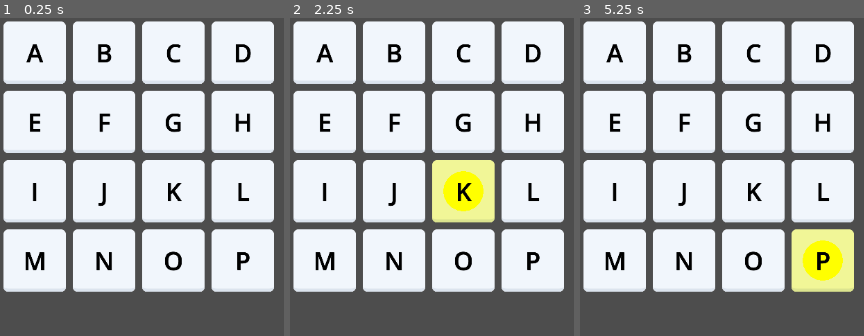
Above: before the commit, frames 1-3 (left to right).
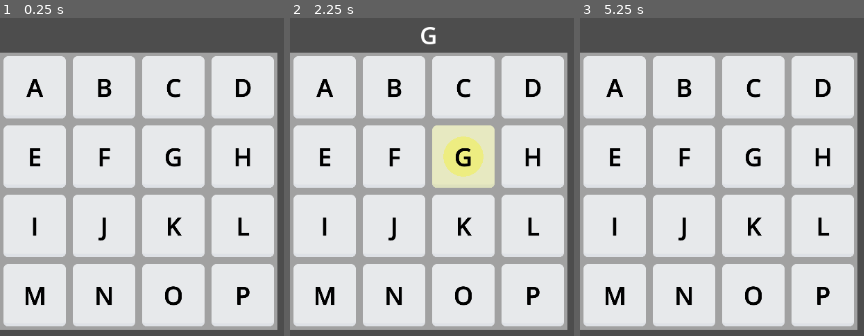
Above: after the commit, the same moments.

Repository: MarcoRizz/quadrati
Game: Godot game, scene res://scenes/main.tscn
Same seed, same stepped clock (60 frames per second), same inputs: the game is played once before the commit and once after it.
Inputs (mouse positions are in pixels of both pictures, inside the frame that each line leads up to):
- Up to frame 1 (0.25 s): no input
- Up to frame 2 (2.25 s): tap Enter at 0.5, 2 s; move the mouse to (outside the picture) at 0.52 s; press the mouse at (outside the picture) at 0.53 s; tap Space at 1.25 s; move the mouse to (outside the picture) at 1.27 s; release the mouse at (outside the picture) at 1.28 s; click (outside the picture) at 1.35 s; move the mouse to (449, 173) at 2.02 s; press the mouse at (449, 173) at 2.03 s
- Up to frame 3 (5.25 s): tap Space at 2.75, 4.25 s; move the mouse to (outside the picture) at 2.77 s; release the mouse at (outside the picture) at 2.78 s; click (outside the picture) at 2.85 s; tap Enter at 3.5 s; move the mouse to (858, 129) at 3.52 s; press the mouse at (858, 129) at 3.53 s; move the mouse to (outside the picture) at 4.27 s; release the mouse at (outside the picture) at 4.28 s; click (outside the picture) at 4.35 s; move the mouse to (818, 266) at 5.02 s; press the mouse at (818, 266) at 5.03 s

The runs differ from the first frame. In frame 1, 45% of the frame differs, in the area x 0-98%, y 0-99%; in frame 2, 50%; in frame 3, 48%.

Commit message:
riscritto tutto

Diff:
--- a/scenes/grid.tscn
+++ b/scenes/grid.tscn
@@ -1,11 +1,123 @@
-[gd_scene load_steps=2 format=3 uid="uid://knuk1qdilmis"]
+[gd_scene load_steps=3 format=3 uid="uid://knuk1qdilmis"]
 
 [ext_resource type="Script" path="res://scripts/grid.gd" id="1_bmk3s"]
+[ext_resource type="PackedScene" uid="uid://c7ftdk55r810x" path="res://scenes/tile.tscn" id="2_ayh7i"]
 
 [node name="Grid" type="Node2D"]
 script = ExtResource("1_bmk3s")
+
+[node name="Node2D" type="Node2D" parent="."]
+
+[node name="tile00" parent="Node2D" instance=ExtResource("2_ayh7i")]
+position = Vector2(50, 50)
+
+[node name="tile10" parent="Node2D" instance=ExtResource("2_ayh7i")]
+position = Vector2(150, 50)
+grid_x = 1
+
+[node name="tile20" parent="Node2D" instance=ExtResource("2_ayh7i")]
+position = Vector2(250, 50)
+grid_x = 2
+
+[node name="tile30" parent="Node2D" instance=ExtResource("2_ayh7i")]
+position = Vector2(350, 50)
+grid_x = 3
+
+[node name="tile01" parent="Node2D" instance=ExtResource("2_ayh7i")]
+position = Vector2(50, 150)
+grid_y = 1
+
+[node name="tile11" parent="Node2D" instance=ExtResource("2_ayh7i")]
+position = Vector2(150, 150)
+grid_x = 1
+grid_y = 1
+
+[node name="tile21" parent="Node2D" instance=ExtResource("2_ayh7i")]
+position = Vector2(250, 150)
+grid_x = 2
+grid_y = 1
+
+[node name="tile31" parent="Node2D" instance=ExtResource("2_ayh7i")]
+position = Vector2(350, 150)
+grid_x = 3
+grid_y = 1
+
+[node name="tile02" parent="Node2D" instance=ExtResource("2_ayh7i")]
+position = Vector2(50, 250)
+grid_y = 2
+
+[node name="tile12" parent="Node2D" instance=ExtResource("2_ayh7i")]
+position = Vector2(150, 250)
+grid_x = 1
+grid_y = 2
+
+[node name="tile22" parent="Node2D" instance=ExtResource("2_ayh7i")]
+position = Vector2(250, 250)
+grid_x = 2
+grid_y = 2
+
+[node name="tile32" parent="Node2D" instance=ExtResource("2_ayh7i")]
+position = Vector2(350, 250)
+grid_x = 3
+grid_y = 2
+
+[node name="tile03" parent="Node2D" instance=ExtResource("2_ayh7i")]
+position = Vector2(50, 350)
+grid_y = 3
+
+[node name="tile13" parent="Node2D" instance=ExtResource("2_ayh7i")]
+position = Vector2(150, 350)
+grid_x = 1
+grid_y = 3
+
+[node name="tile23" parent="Node2D" instance=ExtResource("2_ayh7i")]
+position = Vector2(250, 350)
+grid_x = 2
+grid_y = 3
+
+[node name="tile33" parent="Node2D" instance=ExtResource("2_ayh7i")]
+position = Vector2(350, 350)
+grid_x = 3
+grid_y = 3
 
 [node name="Path" type="Line2D" parent="."]
 z_index = 1
 width = 30.0
 default_color = Color(1, 1, 0, 1)
+
+[node name="Polygon2D" type="Polygon2D" parent="."]
+color = Color(0.87451, 0.87451, 0.87451, 0.576471)
+polygon = PackedVector2Array(0, 0, 400, 0, 400, 400, 0, 400)
+
+[connection signal="attempt_result" from="." to="Node2D/tile00" method="_on_grid_attempt_result"]
+[connection signal="attempt_result" from="." to="Node2D/tile10" method="_on_grid_attempt_result"]
+[connection signal="attempt_result" from="." to="Node2D/tile20" method="_on_grid_attempt_result"]
+[connection signal="attempt_result" from="." to="Node2D/tile30" method="_on_grid_attempt_result"]
+[connection signal="attempt_result" from="." to="Node2D/tile01" method="_on_grid_attempt_result"]
+[connection signal="attempt_result" from="." to="Node2D/tile11" method="_on_grid_attempt_result"]
+[connection signal="attempt_result" from="." to="Node2D/tile21" method="_on_grid_attempt_result"]
+[connection signal="attempt_result" from="." to="Node2D/tile31" method="_on_grid_attempt_result"]
+[connection signal="attempt_result" from="." to="Node2D/tile02" method="_on_grid_attempt_result"]
+[connection signal="attempt_result" from="." to="Node2D/tile12" method="_on_grid_attempt_result"]
+[connection signal="attempt_result" from="." to="Node2D/tile22" method="_on_grid_attempt_result"]
+[connection signal="attempt_result" from="." to="Node2D/tile32" method="_on_grid_attempt_result"]
+[connection signal="attempt_result" from="." to="Node2D/tile03" method="_on_grid_attempt_result"]
+[connection signal="attempt_result" from="." to="Node2D/tile13" method="_on_grid_attempt_result"]
+[connection signal="attempt_result" from="." to="Node2D/tile23" method="_on_grid_attempt_result"]
+[connection signal="attempt_result" from="." to="Node2D/tile33" method="_on_grid_attempt_result"]
+[connection signal="selection_attempt" from="Node2D/tile00" to="." method="_on_tile_selection"]
+[connection signal="selection_attempt" from="Node2D/tile10" to="." method="_on_tile_selection"]
+[connection signal="selection_attempt" from="Node2D/tile20" to="." method="_on_tile_selection"]
+[connection signal="selection_attempt" from="Node2D/tile30" to="." method="_on_tile_selection"]
+[connection signal="selection_attempt" from="Node2D/tile01" to="." method="_on_tile_selection"]
+[connection signal="selection_attempt" from="Node2D/tile11" to="." method="_on_tile_selection"]
+[connection signal="selection_attempt" from="Node2D/tile21" to="." method="_on_tile_selection"]
+[connection signal="selection_attempt" from="Node2D/tile31" to="." method="_on_tile_selection"]
+[connection signal="selection_attempt" from="Node2D/tile02" to="." method="_on_tile_selection"]
+[connection signal="selection_attempt" from="Node2D/tile12" to="." method="_on_tile_selection"]
+[connection signal="selection_attempt" from="Node2D/tile22" to="." method="_on_tile_selection"]
+[connection signal="selection_attempt" from="Node2D/tile32" to="." method="_on_tile_selection"]
+[connection signal="selection_attempt" from="Node2D/tile03" to="." method="_on_tile_selection"]
+[connection signal="selection_attempt" from="Node2D/tile13" to="." method="_on_tile_selection"]
+[connection signal="selection_attempt" from="Node2D/tile23" to="." method="_on_tile_selection"]
+[connection signal="selection_attempt" from="Node2D/tile33" to="." method="_on_tile_selection"]
--- a/scenes/main.tscn
+++ b/scenes/main.tscn
@@ -1,7 +1,21 @@
-[gd_scene load_steps=2 format=3 uid="uid://ca2u80vmcdd0c"]
+[gd_scene load_steps=4 format=3 uid="uid://ca2u80vmcdd0c"]
 
 [ext_resource type="PackedScene" uid="uid://knuk1qdilmis" path="res://scenes/grid.tscn" id="1_uubdm"]
+[ext_resource type="Script" path="res://scripts/main.gd" id="1_woek1"]
+[ext_resource type="Script" path="res://scripts/parola.gd" id="3_2dkqv"]
 
 [node name="Main" type="Node2D"]
+script = ExtResource("1_woek1")
 
 [node name="Grid" parent="." instance=ExtResource("1_uubdm")]
+position = Vector2(0, 50)
+
+[node name="Parola" type="Label" parent="."]
+offset_right = 400.0
+offset_bottom = 50.0
+theme_override_font_sizes/font_size = 35
+horizontal_alignment = 1
+vertical_alignment = 1
+script = ExtResource("3_2dkqv")
+
+[connection signal="attempt_changed" from="Grid" to="Parola" method="_on_grid_attempt_changed"]
--- a/scenes/tile.tscn
+++ b/scenes/tile.tscn
@@ -22,3 +22,10 @@
 text = "M"
 horizontal_alignment = 1
 vertical_alignment = 1
+
+[node name="Area2D" type="Area2D" parent="."]
+
+[node name="CollisionPolygon2D" type="CollisionPolygon2D" parent="Area2D"]
+polygon = PackedVector2Array(-95, -95, -95, 95, 95, 95, 95, -95)
+
+[connection signal="mouse_entered" from="Area2D" to="." method="_on_area_2d_mouse_entered"]
--- a/scripts/grid.gd
+++ b/scripts/grid.gd
@@ -1,18 +1,21 @@
 extends Node2D
 
-const node_tile = preload("res://scenes/tile.tscn")
+#const node_tile = preload("res://scenes/tile.tscn")
 const myenums = preload("res://scripts/enum.gd")
+const grid_size := 4
 
-const grid_size := 4
-@export var tile_size := 90.0
-@export var tile_spacing := 10.0
+signal attempt_result(result)
+signal attempt_changed(word: String)
+
+@export var tile_size := 90.0 #deprecated
+@export var tile_spacing := 10.0 #deprecated
 
 @onready var path: Line2D = $Path
 
-var tiles = [[node_tile, node_tile, node_tile, node_tile],
-			 [node_tile, node_tile, node_tile, node_tile],
-			 [node_tile, node_tile, node_tile, node_tile],
-			 [node_tile, node_tile, node_tile, node_tile]]
+@onready var tiles = [[$Node2D/tile00, $Node2D/tile01, $Node2D/tile02, $Node2D/tile03],
+			 [$Node2D/tile10, $Node2D/tile11, $Node2D/tile12, $Node2D/tile13],
+			 [$Node2D/tile20, $Node2D/tile21, $Node2D/tile22, $Node2D/tile23],
+			 [$Node2D/tile30, $Node2D/tile31, $Node2D/tile32, $Node2D/tile33]]
 
 var attempt = {"letter": [], "xy": []}
 #node_tile.scale.x = tile_size / node_tile.texture.get_width()
@@ -36,19 +39,8 @@
 	#posiziono le tile
 	for y in range(grid_size):
 		for x in range(grid_size):
-			tiles[x][y] = node_tile.instantiate()
-			add_child(tiles[x][y])
-			tiles[x][y].grid_x = x
-			tiles[x][y].grid_y = y
-			#ridimensiono in un tile_size x tile_size e posiziono
-			tiles[x][y].scale.x = tile_size / tiles[x][y].texture.get_width()
-			tiles[x][y].scale.y = tile_size / tiles[x][y].texture.get_height()
-			tiles[x][y].position = elaborate_tile_coordinate(x, y)
-
 			#assegno le lettere
-			var letter_obj = tiles[x][y].get_node("Label")
-			letter_obj.text = json_as_dict.today.grid[y][x]
-			tiles[x][y].selection.connect(on_tile_selection)
+			tiles[x][y].get_node("Label").text = json_as_dict.today.grid[y][x]
 
 func _input(event):
 	if event is InputEventMouseButton:
@@ -58,41 +50,44 @@
 			attempt.letter.clear()
 			attempt.xy.clear()
 
-func on_tile_selection(grid_x, grid_y, letter):
+func _on_tile_selection(recived_vector, selected, letter):
 	print("selection " + letter)
-	print("position: " + str(grid_x) + ", " + str(grid_y))
+	print("position: " + str(recived_vector.x) + ", " + str(recived_vector.y))
 
+	var attempt_len = len(attempt.xy)
 	#capisco se sto tornando indietro o progredendo
-	var attempt_len = len(attempt.xy)
-	if len(attempt.xy) > 1 and attempt.xy[-2].x == grid_x and attempt.xy[-2].y == grid_y:
-		#undo ultima selezione
-		path.remove_point(path.get_point_count() - 1)
-		i_tile_from_attempt(-1).state = Constants.state.SELECTABLE
-		i_tile_from_attempt(-1).remodulate()
-		attempt.letter.resize(attempt_len - 1)
-		attempt.xy.resize(attempt_len - 1)
-		if len(attempt.xy) > 1:
-			i_tile_from_attempt(-2).state = Constants.state.SELECTABLE
-	else:
+	if not selected and (len(attempt.xy) == 0 or recived_vector.distance_to(attempt.xy[-1]) < 1.5):
 		#aggiungo selezione
-		if len(attempt.xy) > 0:
-			i_tile_from_attempt(-1).state = Constants.state.SELECTABLE
-		if len(attempt.xy) > 1:
-			i_tile_from_attempt(-2).state = Constants.state.SELECTED
-		path.add_point(elaborate_tile_coordinate(grid_x, grid_y))
+		print("aggiungo")
+		path.add_point(elaborate_tile_coordinate(recived_vector))
 		attempt.letter.append(letter)
-		attempt.xy.append(Vector2(grid_x, grid_y))
+		attempt.xy.append(recived_vector)
+		i_tile_from_attempt(-1).selection_ok()
+		if attempt_len > 0:
+			i_tile_from_attempt(-2).look_forward = attempt.xy[-1] - attempt.xy[-2]
 
-	#riassegno gli stati alle tile
-	for y in range(grid_size):
-		for x in range(grid_size):
-			if x - grid_x <= 1 and x - grid_x >= -1 and y - grid_y <= 1 and y - grid_y >= -1 and not tiles[x][y].state == Constants.state.SELECTED:
-				tiles[x][y].state = Constants.state.SELECTABLE
-			elif not tiles[x][y].state == Constants.state.SELECTED:
-				tiles[x][y].state = Constants.state.UNSELECTABLE
 
-func elaborate_tile_coordinate(grid_x: int, grid_y: int) -> Vector2:
-	return Vector2((tile_size + tile_spacing) * (grid_x + 1.0/2), (tile_size + tile_spacing) * (grid_y + 1.0/2))
+	if selected and attempt_len > 1:
+		#print(recived_vector)
+		#print(attempt.xy[-1])
+		#print("tolgo")
+		if recived_vector - attempt.xy[-1] == - i_tile_from_attempt(-2).look_forward:
+			print("tolgo")
+			#undo ultima selezione
+			path.remove_point(path.get_point_count() - 1)
+			i_tile_from_attempt(-1).remove_selection()
+			attempt.letter.resize(attempt_len - 1)
+			attempt.xy.resize(attempt_len - 1)
+
+
+	#attivo il segnale attempt_changed
+	var nuova_parola: String
+	for each_letter in attempt.letter:
+		nuova_parola += each_letter
+	attempt_changed.emit(nuova_parola)
+
+func elaborate_tile_coordinate(grid_vector: Vector2) -> Vector2:
+	return Vector2((tile_size + tile_spacing) * (grid_vector.x + 1.0/2), (tile_size + tile_spacing) * (grid_vector.y + 1.0/2))
 
 func i_tile_from_attempt(i: int) -> Sprite2D:
 	return tiles[attempt.xy[i].x][attempt.xy[i].y]
--- /dev/null
+++ b/scripts/main.gd
@@ -0,0 +1,4 @@
+extends Node2D
+
+func _ready() -> void:
+	pass
--- /dev/null
+++ b/scripts/parola.gd
@@ -0,0 +1,18 @@
+extends Label
+
+
+# Called when the node enters the scene tree for the first time.
+func _ready() -> void:
+	pass # Replace with function body.
+
+
+# Called every frame. 'delta' is the elapsed time since the previous frame.
+func _process(delta: float) -> void:
+	pass
+
+func _on_grid_attempt_changed(word: String) -> void:
+	self.text = word
+
+func _input(event):
+		if event.is_action_released("clic"):
+			self.text = ""
--- a/scripts/tile.gd
+++ b/scripts/tile.gd
@@ -1,48 +1,63 @@
 extends Sprite2D
 
-const myenums = preload("res://scripts/enum.gd")
+#const myenums = preload("res://scripts/enum.gd")
 
-signal selection(grid_x, grid_y, letter)
+signal selection_attempt(grid_vector, selected, letter)
 
-@export var grid_x:int = 0
-@export var grid_y:int = 0
-@export var state: Constants.state = Constants.state.UNSELECTABLE
+@export var grid_x: int = 0
+@export var grid_y: int = 0
+#@export var state: Constants.state = Constants.state.UNSELECTABLE
 @export var circle_r := 80
 @export var sel_area_reduc_xside := -30 #quanti pixel bisogna entrare nella tile per selezionarla
 
-var circle = false
+var selected: bool = false
+var look_forward = Vector2(0, 0)
 
 var words_array #la userò per segnare quante parole possono passare per la singola lettera
 var origin_modulate: Color = self.modulate
 
+#@onready var grid = $"../.."
+
 # Called when the node enters the scene tree for the first time.
 func _ready() -> void:
-	pass # Replace with function body.
+	pass
 
 # Called every frame. 'delta' is the elapsed time since the previous frame.
 func _process(delta: float) -> void:
-	if Input.is_mouse_button_pressed(MOUSE_BUTTON_LEFT):
-		if get_rect().grow(sel_area_reduc_xside).has_point(get_local_mouse_position()) and state == Constants.state.SELECTABLE:
-			self.modulate = Color(1, 1, 0.6)
-			state = Constants.state.SELECTED
-			queue_redraw()
-			selection.emit(grid_x, grid_y, get_node("Label").text)
+	pass
 
 func _input(event):
 	if event is InputEventMouseButton:
 		if event.is_action_pressed("clic"):
-			if get_rect().grow(sel_area_reduc_xside).has_point(get_local_mouse_position()):
-				state = Constants.state.SELECTABLE
+			if get_rect().grow(sel_area_reduc_xside).has_point(get_local_mouse_position()): #todo: sostituire con Area2D click
+				selection_attempt.emit(Vector2(grid_x, grid_y), selected, get_node("Label").text)
 
-		if event.is_action_released("clic"):
-			state = Constants.state.UNSELECTABLE
-			remodulate()
+		if event.is_action_released("clic") and selected:
+			remove_selection()
 
-func remodulate() -> void:
+func remove_selection() -> void:
+	selected = false
+	look_forward = Vector2(0, 0)
 	self.modulate = origin_modulate
-	circle = false
 	queue_redraw()
 
 func _draw() -> void:
-	if state == Constants.state.SELECTED:
+	if selected:
 		draw_circle(Vector2(0, 0), 80, Color("ffff00"))
+
+func _on_grid_attempt_result(result: Variant) -> void:
+	self.modulate = origin_modulate
+	#da inserire timer e colore in funzione di result
+
+
+func _on_area_2d_mouse_entered() -> void:
+	if Input.is_mouse_button_pressed(MOUSE_BUTTON_LEFT):
+			#self.modulate = Color(1, 1, 0.6)
+			#state = Constants.state.SELECTED
+			#queue_redraw()
+			selection_attempt.emit(Vector2(grid_x, grid_y), selected, get_node("Label").text)
+
+func selection_ok() -> void:
+	selected = true
+	self.modulate = Color(1, 1, 0.6)
+	queue_redraw()
